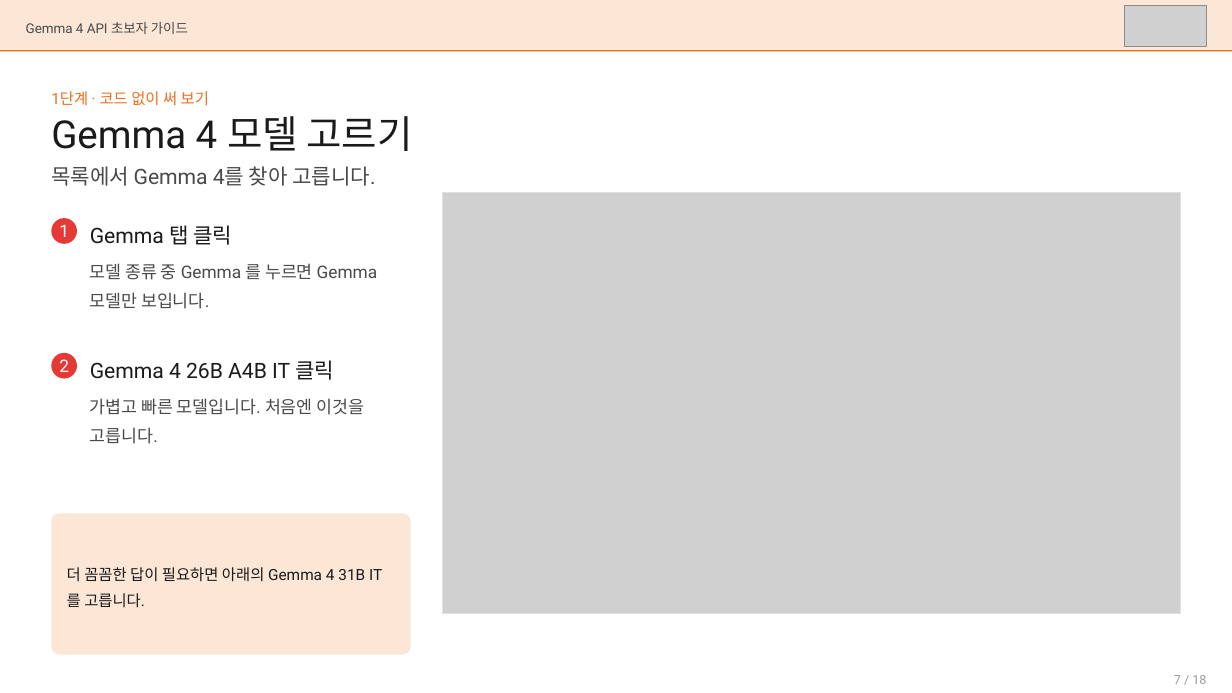
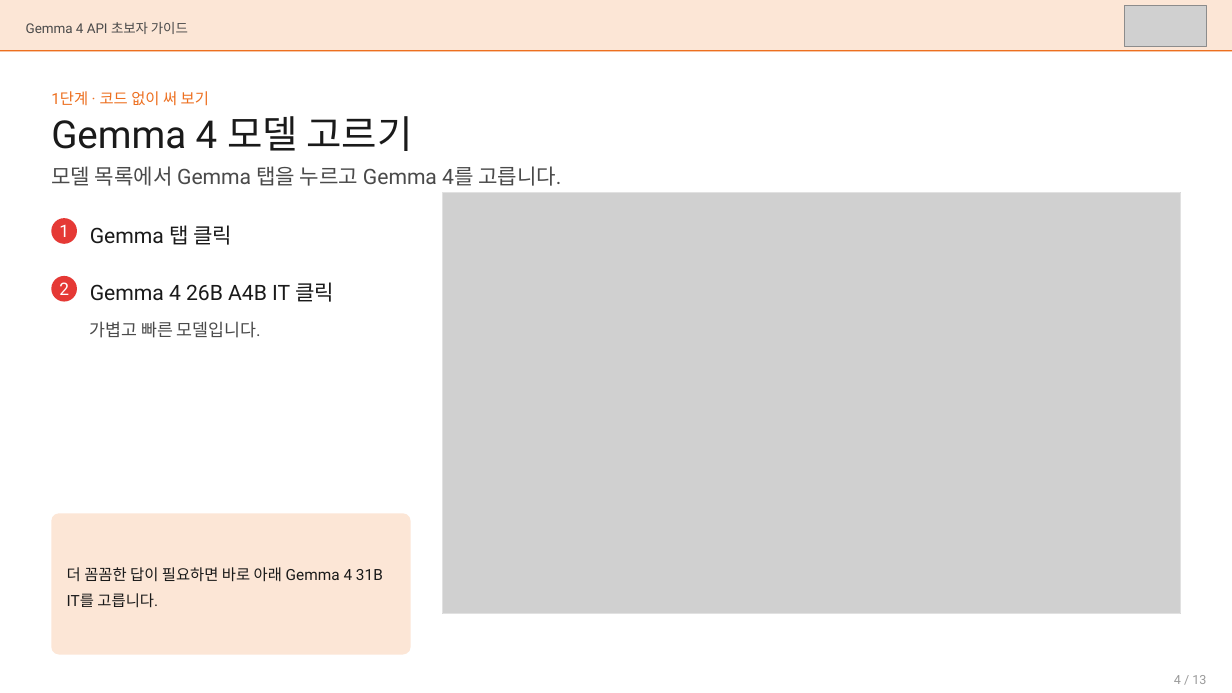
Before and after one commit to mulgae-life/ai-infra, a slide deck: slide 4 of agent-guide/docs/Gemma4_API_초보자_가이드.pptx (slide 7 before the commit). Drawn at 1232x693 pixels with LibreOffice and Linux fonts; fonts in the diff are those of the drawing; grey boxes stand for pictures. Boxes give left, top, right and bottom in pixels: in the first picture for what was removed or moved away, otherwise in the second. Text is boxed around its words. In the diff, an @@ line names an element or a change of style, - is before the commit and + after.

```diff
--- a/agent-guide/docs/Gemma4_API_초보자_가이드.pptx
+++ b/agent-guide/docs/Gemma4_API_초보자_가이드.pptx
@@ text at <box>51,166,561,186</box>: text changed @@
-목록에서 Gemma 4를 찾아 고릅니다.
+모델 목록에서 Gemma 탭을 누르고 Gemma 4를 고릅니다.
@@ text removed at <box>90,263,377,309</box> @@
-모델 종류 중 Gemma 를 누르면 Gemma 모델만 보입니다.
@@ text "2": place and size @@
-text "2" at <box>59,359,69,378</box>
+text "2" at <box>59,282,69,301</box>
@@ ellipse: place and size @@
-ellipse at <box>52,353,78,379</box>
+ellipse at <box>52,276,78,302</box>
@@ text "Gemma 4 26B A4B IT ...": place and size @@
-text "Gemma 4 26B A4B IT ..." at <box>90,360,334,380</box>
+text "Gemma 4 26B A4B IT ..." at <box>90,282,334,302</box>
@@ text at <box>90,321,261,338</box>: text changed @@
-가볍고 빠른 모델입니다. 처음엔 이것을 고릅니다.
+가볍고 빠른 모델입니다.
@@ text at <box>67,567,383,608</box>: text changed @@
-더 꼼꼼한 답이 필요하면 아래의 Gemma 4 31B IT 를 고릅니다.
+더 꼼꼼한 답이 필요하면 바로 아래 Gemma 4 31B IT를 고릅니다.
@@ text at <box>1174,675,1206,684</box>: text changed @@
-7 / 18
+4 / 13
```
Also in this commit, not shown: 10 other slides changed, 2 slides added, 7 slides removed, 1 other file.
